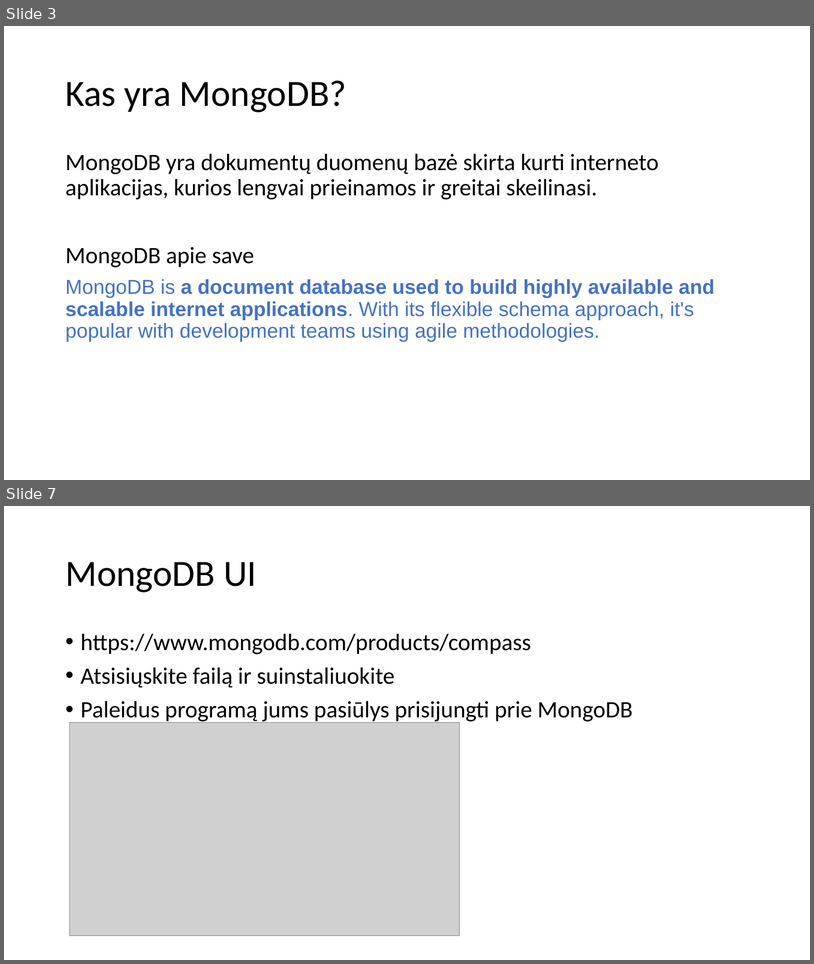
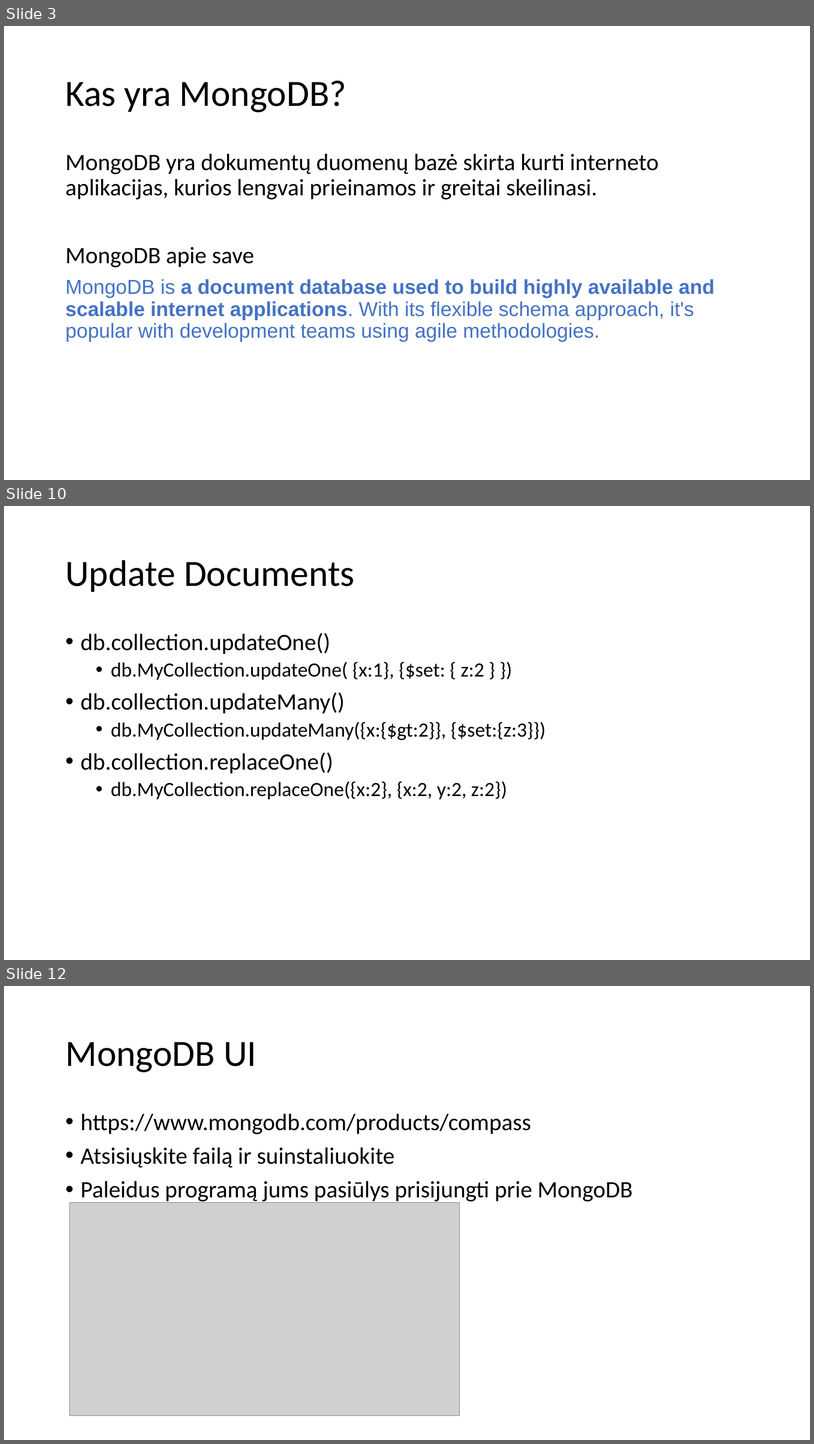
Before and after one commit to modsldn/darbas_su_duomenimis, a slide deck: skaidres/darbas_su_duomenimis_13.pptx. Shown one above the other, each under a label of ours: slides 3 and 7 before the commit, slides 3, 10 and 12 after it; the slides between them are not shown. The pictures are 814x964 and 814x1444 pixels, drawn with LibreOffice and Linux fonts; fonts in the diff are those of the drawing; grey boxes stand for pictures. Boxes give left, top, right and bottom in pixels: in the first picture for what was removed or moved away, otherwise in the second. Text is boxed around its words. In the diff, an @@ line names an element or a change of style, - is before the commit and + after.

```diff
--- a/skaidres/darbas_su_duomenimis_13.pptx
+++ b/skaidres/darbas_su_duomenimis_13.pptx
@@ slide 10 added at (x1=4, y1=506, x2=810, y2=960), background #FFFFFF @@
@@ title added at (x1=65, y1=560, x2=355, y2=592), 44 pt, text #000000 @@
+Update Documents
@@ text added at (x1=81, y1=633, x2=546, y2=799), 24 pt, text #000000 @@
+• db.collection.updateOne()
+  • db.MyCollection.updateOne( {x:1}, {$set: { z:2 } })
+• db.collection.updateMany()
+  • db.MyCollection.updateMany({x:{$gt:2}}, {$set:{z:3}})
+• db.collection.replaceOne()
+  • db.MyCollection.replaceOne({x:2}, {x:2, y:2, z:2})
@@ what was slide 7 is now slide 12 @@
```
Also in this commit, not shown: 3 slides changed, 12 other slides added, 3 slides removed, 3 other files.
